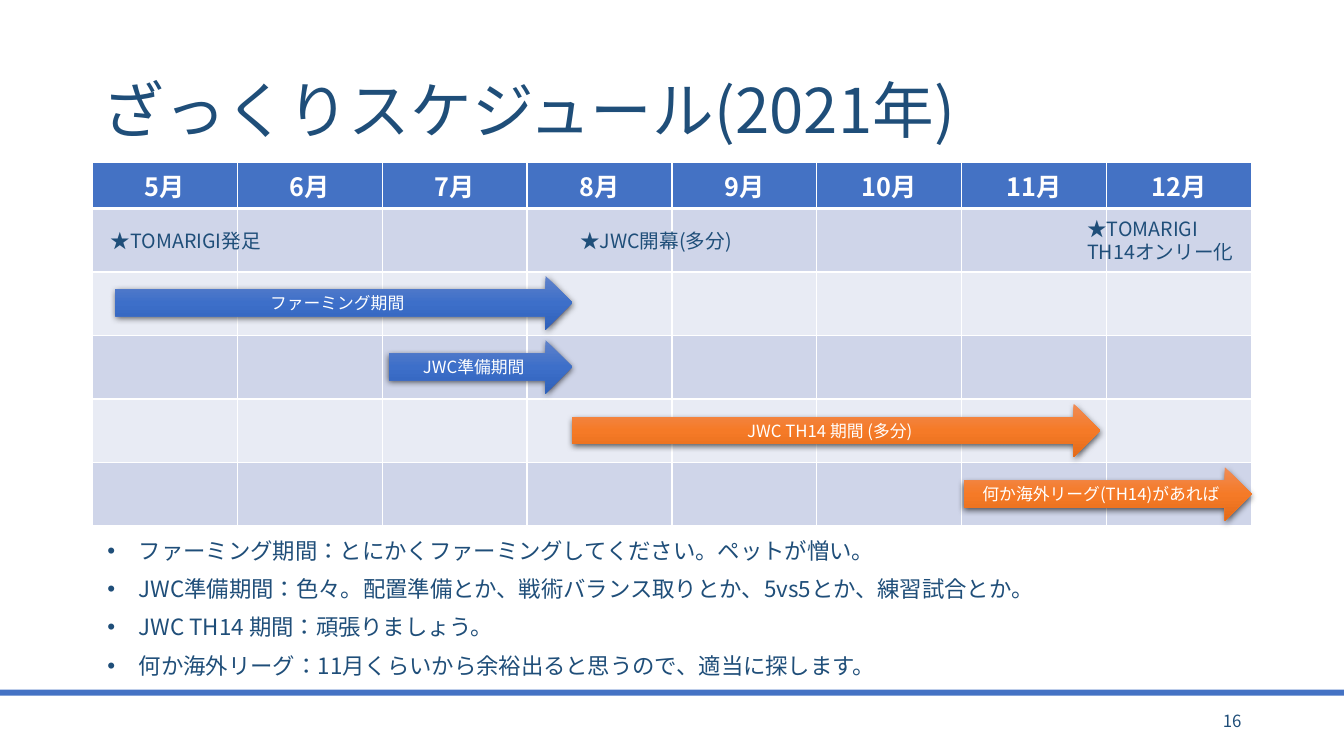
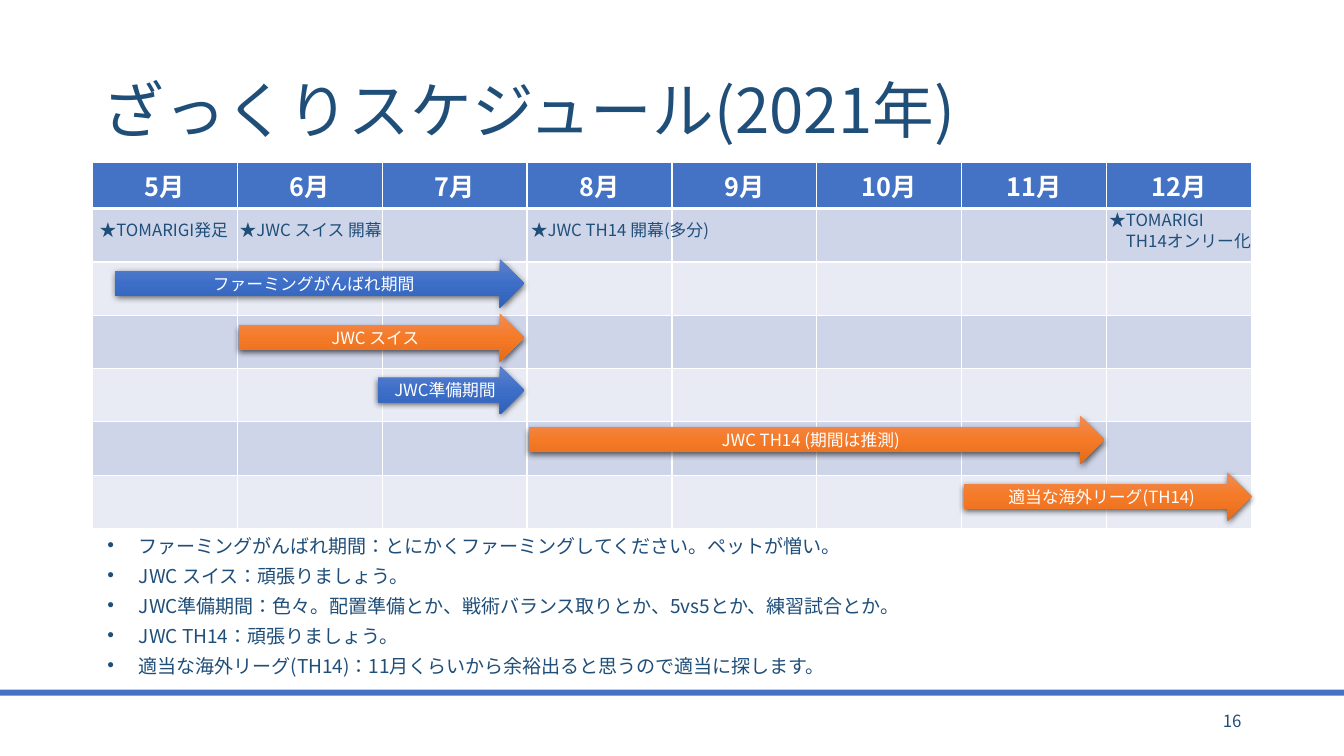
Before and after one commit to bigtreeCoC/documents, a slide deck: slide 16 of TOMARIGI.pptx. Drawn at 1344x756 pixels with LibreOffice and Linux fonts; fonts in the diff are those of the drawing. Boxes give left, top, right and bottom in pixels: in the first picture for what was removed or moved away, otherwise in the second. Text is boxed around its words. In the diff, an @@ line names an element or a change of style, - is before the commit and + after.

```diff
--- a/TOMARIGI.pptx
+++ b/TOMARIGI.pptx
@@ table at bbox=[93, 162, 1254, 523] @@
+row 7:  |  |  |  |  |  |  | 
@@ text "★TOMARIGI TH14オンリー化": place and size @@
-text "★TOMARIGI TH14オンリー化" at bbox=[1087, 216, 1233, 265]
+text "★TOMARIGI TH14オンリー化" at bbox=[1109, 209, 1251, 248]
@@ text "★TOMARIGI TH14オンリー化" at bbox=[1109, 209, 1251, 248]: size 14 to 12 pt @@
@@ text "★TOMARIGI発足" at bbox=[100, 222, 228, 238]: size 14 to 12 pt @@
@@ text "★TOMARIGI発足": place and size @@
-text "★TOMARIGI発足" at bbox=[111, 228, 261, 254]
+text "★TOMARIGI発足" at bbox=[100, 222, 228, 238]
@@ text added at bbox=[240, 222, 382, 238], 12 pt, text #1F4E79 @@
+★JWC スイス 開幕
@@ text at bbox=[531, 219, 709, 241]: text changed; size 14 to 12 pt @@
-★JWC開幕(多分)
+★JWC TH14 開幕(多分)
@@ right arrow "ファーミングがんばれ期間": place and size @@
-right arrow "ファーミングがんばれ期間" at bbox=[116, 276, 573, 330]
+right arrow "ファーミングがんばれ期間" at bbox=[116, 259, 524, 308]
@@ text in right arrow at bbox=[213, 276, 414, 292]: text changed @@
-ファーミング期間
+ファーミングがんばれ期間
@@ right arrow added at bbox=[239, 314, 524, 362], fill gradient #F18C57 to #F67B28 to #E56C19, 12 pt, text #FFFFFF @@
+JWC スイス
@@ right arrow "JWC準備期間": place and size @@
-right arrow "JWC準備期間" at bbox=[388, 340, 572, 393]
+right arrow "JWC準備期間" at bbox=[378, 366, 524, 414]
@@ right arrow "JWC TH14 (期間は推測)": place and size @@
-right arrow "JWC TH14 (期間は推測)" at bbox=[573, 404, 1101, 458]
+right arrow "JWC TH14 (期間は推測)" at bbox=[529, 415, 1105, 464]
@@ text in right arrow at bbox=[722, 432, 899, 449]: text changed @@
-JWC TH14 期間 (多分)
+JWC TH14 (期間は推測)
@@ right arrow "適当な海外リーグ(TH14)": place and size @@
-right arrow "適当な海外リーグ(TH14)" at bbox=[964, 468, 1251, 521]
+right arrow "適当な海外リーグ(TH14)" at bbox=[964, 472, 1251, 520]
@@ text in right arrow at bbox=[1008, 489, 1195, 506]: text changed @@
-何か海外リーグ(TH14)があれば
+適当な海外リーグ(TH14)
@@ text at bbox=[139, 537, 840, 585]: text changed; size 16 to 13.6 pt @@
-• ファーミング期間：とにかくファーミングしてください。ペットが憎い。
+• ファーミングがんばれ期間：とにかくファーミングしてください。ペットが憎い。
+• JWC スイス：頑張りましょう。
@@ text at bbox=[139, 597, 899, 615]: size 16 to 13.6 pt in "JWC準備期間：色々。配置準備とか、戦術バランス取りとか、5vs5とか、練習試合とか。"; line spacing 0.9 to 0.7 @@
@@ text at bbox=[139, 627, 825, 677]: text changed; size 16 to 13.6 pt @@
-• JWC TH14 期間：頑張りましょう。
-• 何か海外リーグ：11月くらいから余裕出ると思うので、適当に探します。
+• JWC TH14：頑張りましょう。
+• 適当な海外リーグ(TH14)：11月くらいから余裕出ると思うので適当に探します。
```
Also in this commit, not shown: 1 other slide changed, 1 other file.
